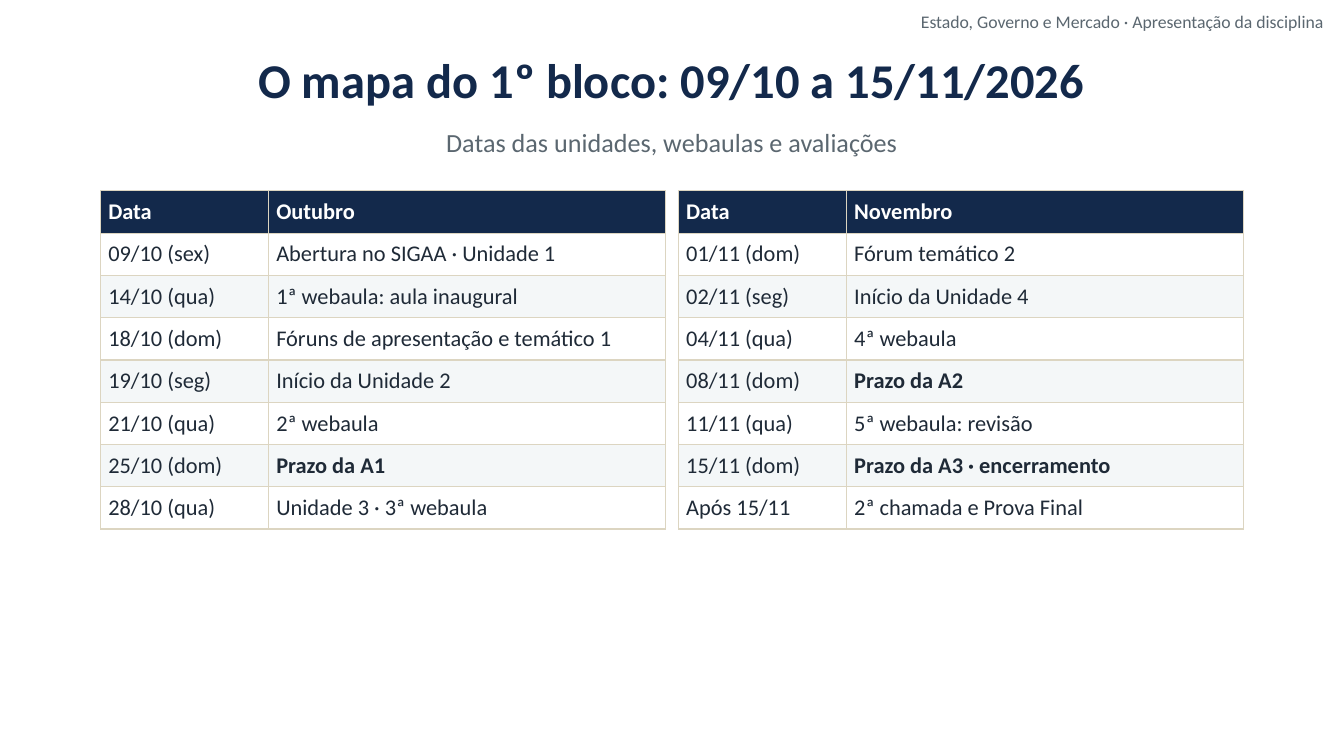
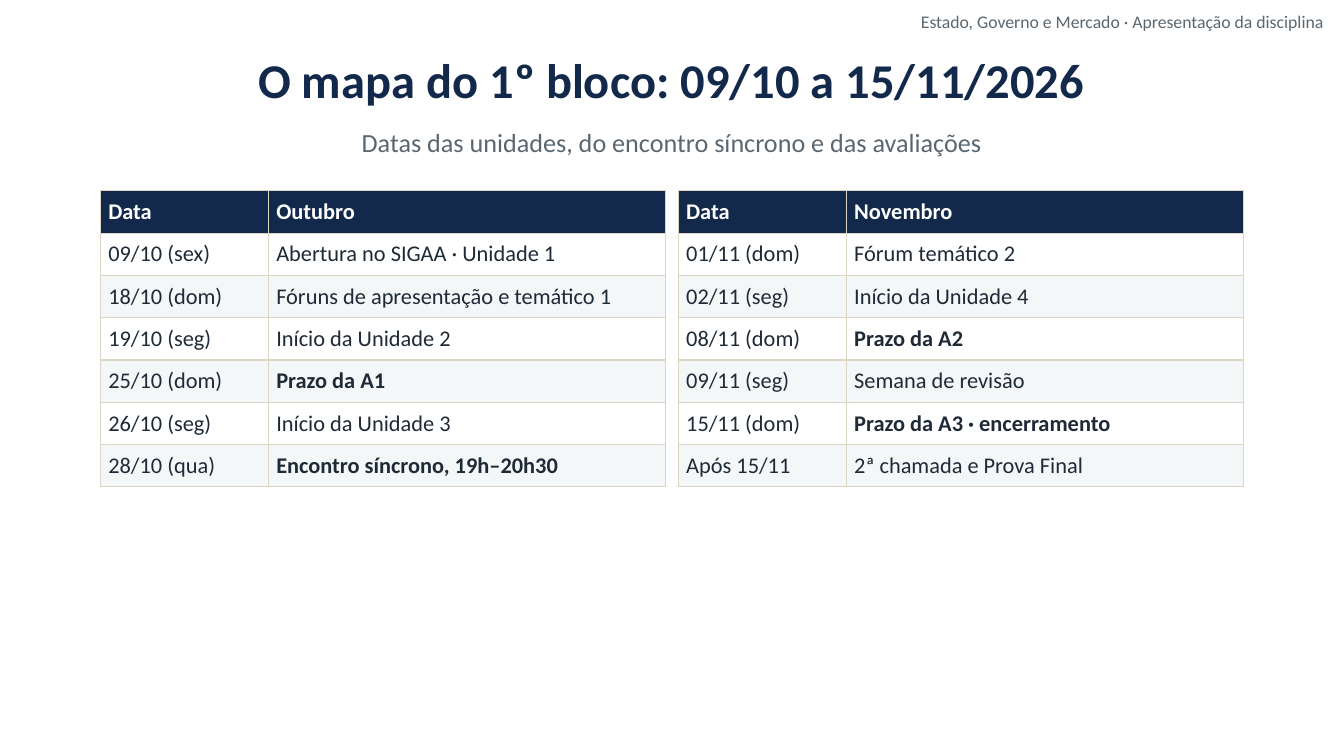
Before and after one commit to cleitonfranco74/gestao_publica, a slide deck: slide 11 of disciplina-01-estado-governo-mercado/materiais/00_Videoaula_de_Apresentacao.pptx. Drawn at 1344x756 pixels with LibreOffice and Linux fonts; fonts in the diff are those of the drawing; background and template pictures are left out. Boxes give left, top, right and bottom in pixels: in the first picture for what was removed or moved away, otherwise in the second. Text is boxed around its words. In the diff, an @@ line names an element or a change of style, - is before the commit and + after.

```diff
--- a/disciplina-01-estado-governo-mercado/materiais/00_Videoaula_de_Apresentacao.pptx
+++ b/disciplina-01-estado-governo-mercado/materiais/00_Videoaula_de_Apresentacao.pptx
@@ text at bbox=[362, 134, 982, 157]: text changed @@
-Datas das unidades, webaulas e avaliações
+Datas das unidades, do encontro síncrono e das avaliações
@@ table at bbox=[101, 191, 665, 481] @@
-row 3: 14/10 (qua) | 1ª webaula: aula inaugural
-row 6: 21/10 (qua) | 2ª webaula
-row 8: 28/10 (qua) | Unidade 3 · 3ª webaula
+row 6: 26/10 (seg) | Início da Unidade 3
+row 7: 28/10 (qua) | Encontro síncrono, 19h–20h30
@@ table at bbox=[679, 191, 1243, 481] @@
-row 4: 04/11 (qua) | 4ª webaula
-row 5, column 1: 11/11 (qua)
+row 5, column 1: 09/11 (seg)
-row 5, column 2: 5ª webaula: revisão
+row 5, column 2: Semana de revisão
```
Also in this commit, not shown: 5 other slides changed, 17 other files.
